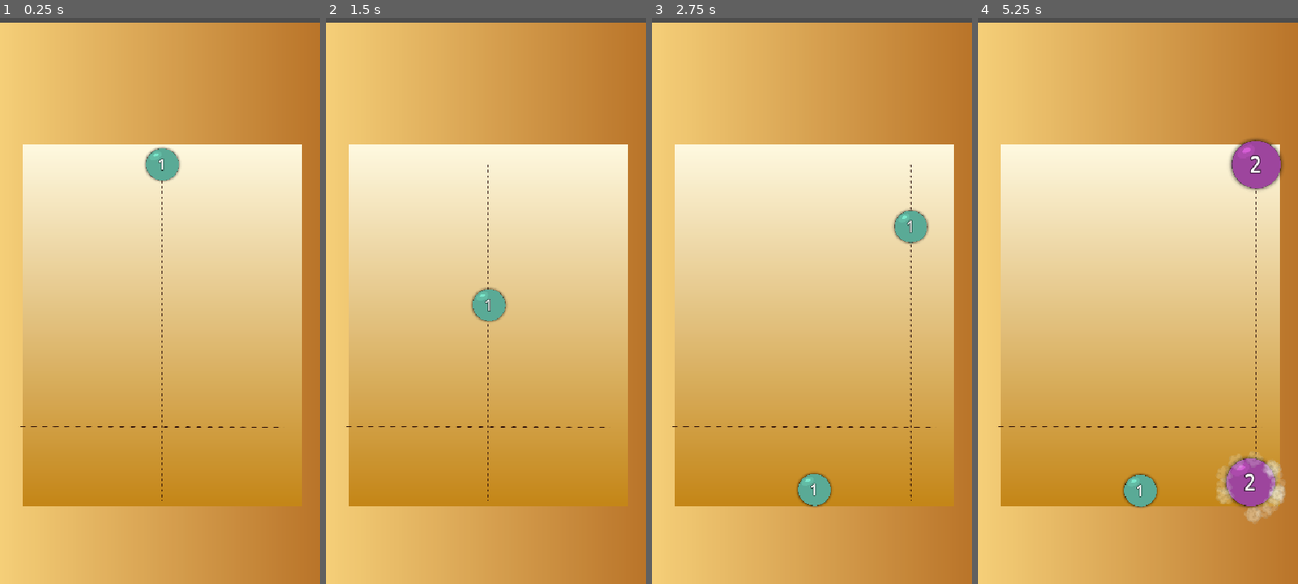
Above: before the commit, frames 1-4 (left to right).
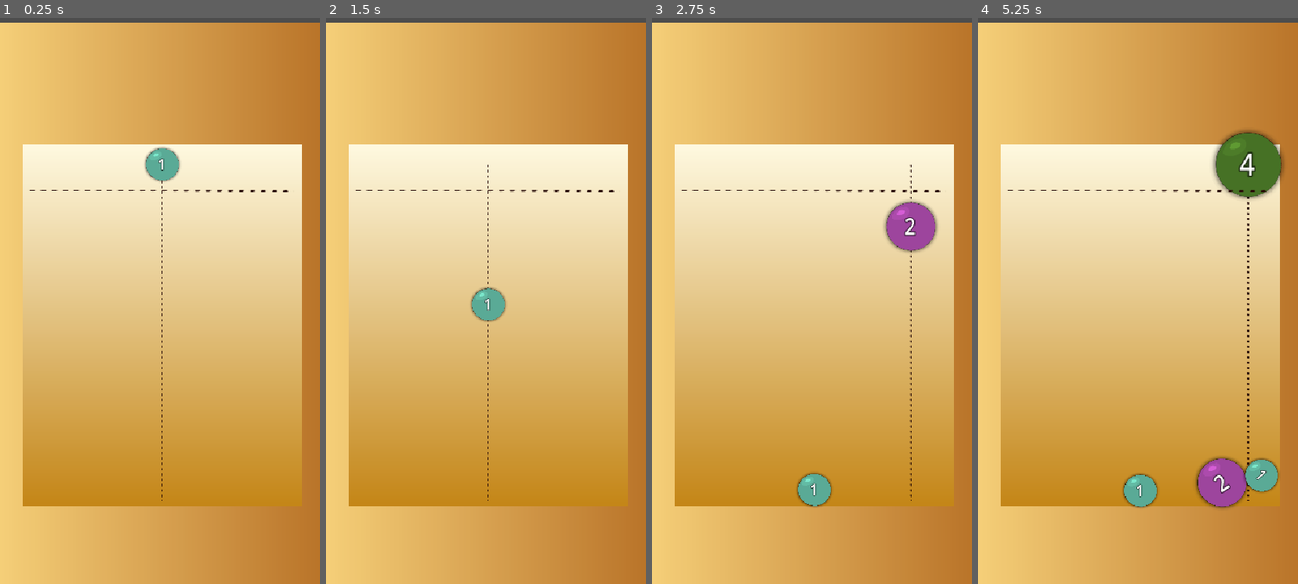
Above: after the commit, the same moments.

Repository: fteppe/ball-2048
Game: Godot game, scene res://MainMap.tscn
The game is run twice, just before and just after one commit, with the same random seed, the same clock (stepped at 60 frames per second) and the same inputs.
Inputs (mouse positions are in pixels of both pictures, inside the frame that each line leads up to):
- Up to frame 1 (0.25 s): no input
- Up to frame 2 (1.5 s): tap Enter at 0.5 s; move the mouse to (556, 238) at 0.52 s; click (556, 238) at 0.67 s; move the mouse to (422, 301) at 1.27 s; click (422, 301) at 1.42 s
- Up to frame 3 (2.75 s): move the mouse to (844, 131) at 2.02 s; click (844, 131) at 2.17 s
- Up to frame 4 (5.25 s): move the mouse to (1122, 397) at 2.77 s; click (1122, 397) at 2.92 s; move the mouse to (1234, 363) at 3.52 s; click (1234, 363) at 3.67 s; move the mouse to (1042, 176) at 4.27 s; click (1042, 176) at 4.42 s; move the mouse to (1154, 272) at 5.02 s; click (1154, 272) at 5.17 s

The runs differ from the first frame. In frame 1, 0.2% of the frame differs, in the area x 6-91%, y 30-73%; in frame 2, 0.3%; in frame 3, 1.4%; in frame 4, 4.8%, in the area x 6-97%, y 19-90%.

Commit message:
improvements to death and ball generation

Diff:
--- a/Ball.tscn
+++ b/Ball.tscn
@@ -89,7 +89,7 @@
 tracks/2/interp = 1
 tracks/2/loop_wrap = true
 tracks/2/keys = {
-"times": PackedFloat32Array(1.8666667),
+"times": PackedFloat32Array(1),
 "transitions": PackedFloat32Array(1),
 "values": [{
 "args": [],
@@ -107,6 +107,20 @@
 "transitions": PackedFloat32Array(1, 1, 1),
 "update": 1,
 "values": [false, false, true]
+}
+tracks/4/type = "method"
+tracks/4/imported = false
+tracks/4/enabled = true
+tracks/4/path = NodePath("..")
+tracks/4/interp = 1
+tracks/4/loop_wrap = true
+tracks/4/keys = {
+"times": PackedFloat32Array(1.8666667),
+"transitions": PackedFloat32Array(1),
+"values": [{
+"args": [],
+"method": &"queue_free"
+}]
 }
 
 [sub_resource type="Animation" id="Animation_3tj6u"]
@@ -138,7 +152,6 @@
 
 [node name="Ball" type="RigidBody2D" unique_id=1929847300 groups=["balls"]]
 physics_material_override = SubResource("PhysicsMaterial_lww6v")
-continuous_cd = 1
 contact_monitor = true
 max_contacts_reported = 5
 script = ExtResource("1_gk6bx")
--- a/DeathZone.tscn
+++ b/DeathZone.tscn
@@ -8,11 +8,10 @@
 
 [node name="DeathZone" type="Node2D" unique_id=1998797930]
 script = ExtResource("1_j53p1")
-max_death_zone_time = 5.0
 
 [node name="Line2D" type="Line2D" parent="." unique_id=1354698501]
 texture_repeat = 2
-position = Vector2(242, -18)
+position = Vector2(271, -18)
 scale = Vector2(2.0725806, 1)
 points = PackedVector2Array(-116.5, 17, 121.5, 18)
 width = 5.0
--- a/MainMap.tscn
+++ b/MainMap.tscn
@@ -90,4 +90,4 @@
 position = Vector2(6, 0)
 
 [node name="DeathZone" parent="." unique_id=1998797930 instance=ExtResource("5_h7suj")]
-position = Vector2(-1, 497)
+position = Vector2(-12, 53)
--- a/ball.gd
+++ b/ball.gd
@@ -62,7 +62,6 @@
 
 func die():
 	GameModeBall.ball_died.emit(self)
-	self.queue_free()
 
 func start_deah():
 	if !is_dying:
@@ -95,6 +94,5 @@
 	max_time_death_zone = max_time
 
 func game_over(ball : Ball):
-
 	timer.start(randf_range(0.1, 1.))
 	timer.timeout.connect(start_deah)
--- a/ball_spawner.gd
+++ b/ball_spawner.gd
@@ -5,7 +5,10 @@
 var is_held : bool = false
 var last_dropped_ball : Ball
 var held_ball : Ball
+
 var max_rank_reached : int = 1
+var last_generated_rank : int = 1
+
 # Called when the node enters the scene tree for the first time.
 func _ready():
 	generate_ball()
@@ -17,7 +20,13 @@
 
 func get_rank_to_generate():
 	var max_rank_to_generate = max(max_rank_reached/2, 3)
-	var rank_to_generate = clampf(randfn(max_rank_to_generate / 2, 1), 1, max_rank_to_generate)
+	var next_rank_to_gen_center = max( 1, (last_generated_rank + 1) % max_rank_to_generate) #we loop around
+	print("rank center is ", next_rank_to_gen_center, " max rank is ", max_rank_to_generate)
+	#we chose the rank centered around the next epxected one, with some chance to pick something else
+	var random_normal_result = randfn(next_rank_to_gen_center, 2)
+	print("random_normal_result ",random_normal_result)
+	var rank_to_generate = clampf(random_normal_result, 1, max_rank_to_generate)
+	last_generated_rank = rank_to_generate
 	return rank_to_generate
 
 func generate_ball():
